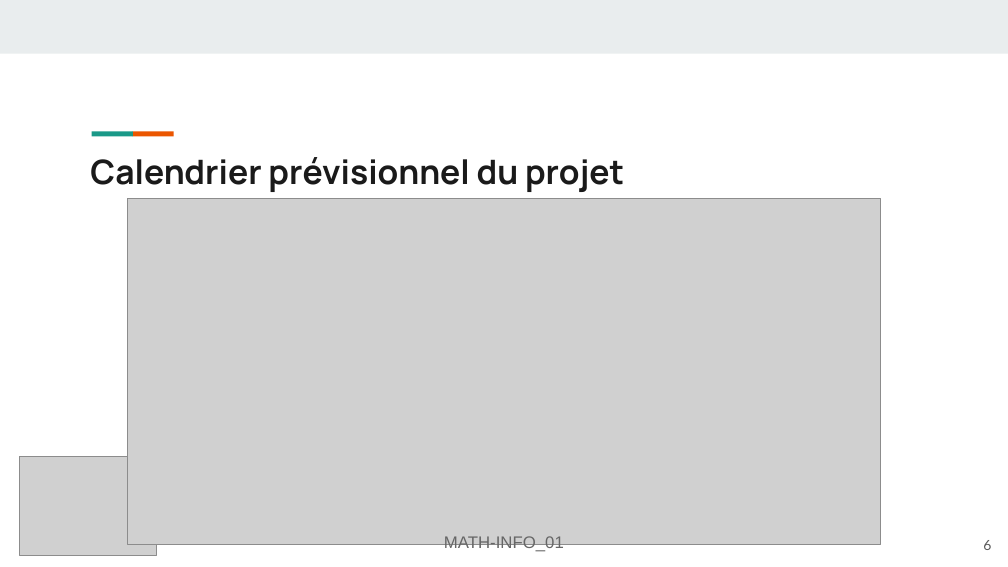
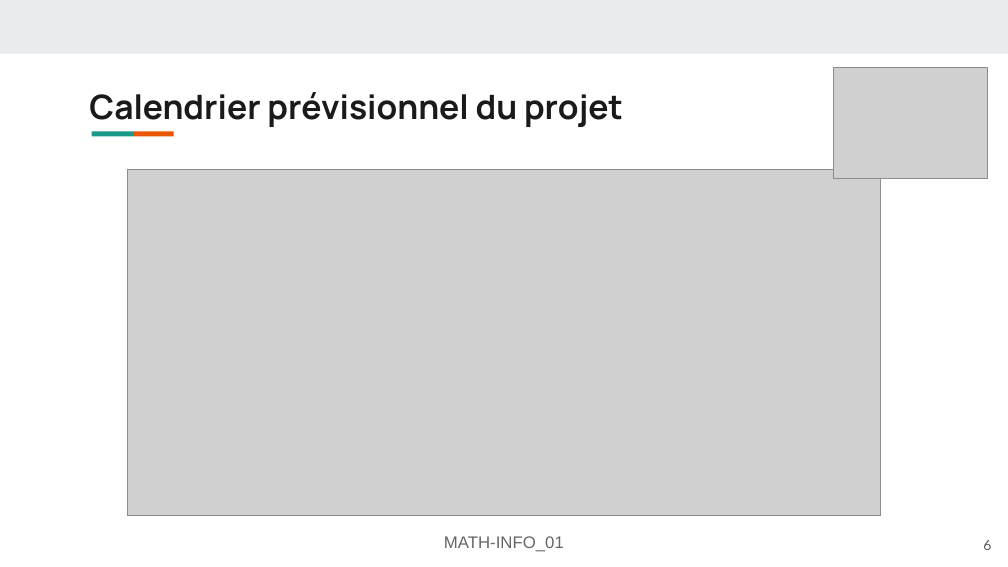
Before and after one commit to FlashOnFire/MirrorVerse, a slide deck: slide 6 of project_managment/presentation1.odp. Drawn at 1008x567 pixels with LibreOffice and Linux fonts; fonts in the diff are those of the drawing; grey boxes stand for pictures. Boxes give left, top, right and bottom in pixels: in the first picture for what was removed or moved away, otherwise in the second. Text is boxed around its words. In the diff, an @@ line names an element or a change of style, - is before the commit and + after.

```diff
--- a/project_managment/presentation1.odp
+++ b/project_managment/presentation1.odp
@@ title "Calendrier prévisionnel du projet" moved from (x1=90, y1=157, x2=624, y2=192) to (x1=89, y1=92, x2=623, y2=127) @@
@@ picture resized from (x1=20, y1=457, x2=157, y2=555) to (x1=834, y1=68, x2=988, y2=178) @@
@@ picture moved from (x1=127, y1=199, x2=881, y2=544) to (x1=127, y1=169, x2=881, y2=515) @@
```
Also in this commit, not shown: 4 other slides changed, 1 slide added, 2 slides removed, 4 other files.
